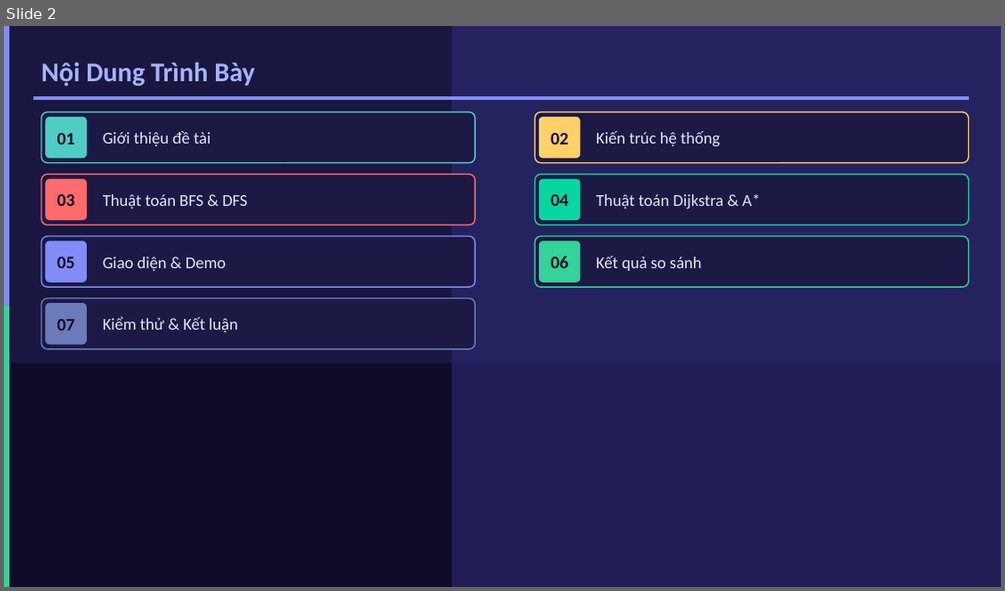
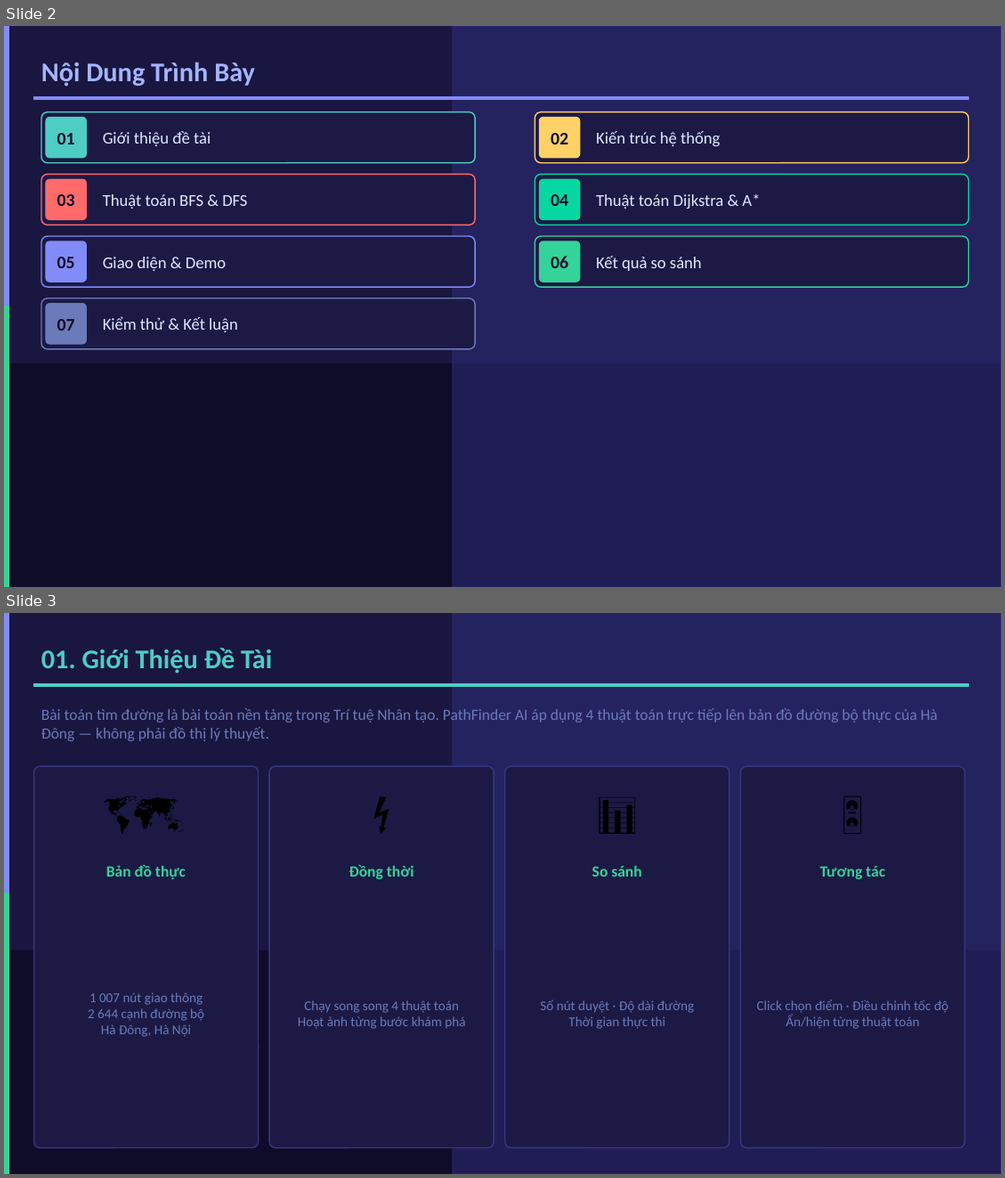
Before and after one commit to huuvietnguyen72/NhapMonAI_PathFinder, a slide deck: ThuyetTrinh_PathFinderAI.pptx. Shown one above the other, each under a label of ours: slide 2 before the commit, slides 2 and 3 after it. The pictures are 1005x591 and 1005x1178 pixels, drawn with LibreOffice and Linux fonts; fonts in the diff are those of the drawing. Boxes give left, top, right and bottom in pixels: in the first picture for what was removed or moved away, otherwise in the second. Text is boxed around its words. In the diff, an @@ line names an element or a change of style, - is before the commit and + after.

Commit message:
feat: slide 3 giới thiệu, slide 4 kiến trúc hệ thống

```diff
--- a/ThuyetTrinh_PathFinderAI.pptx
+++ b/ThuyetTrinh_PathFinderAI.pptx
@@ slide 3 added at (4,613,1001,1174), background #FFFFFF @@
@@ rectangle added at (4,613,1001,1174), fill #0F0C29, outline #0F0C29 1 pt @@
@@ rectangle added at (4,613,1001,949), fill #1E1B4B at 70% opacity, outline #1E1B4B 1 pt @@
@@ rectangle added at (4,613,8,893), fill #818CF8, outline #818CF8 1 pt @@
@@ rectangle added at (453,613,1001,1174), fill #312E81 at 50% opacity, outline #312E81 1 pt @@
@@ text added at (41,648,272,674), 26 pt, text #4ECDC4, bold @@
+01. Giới Thiệu Đề Tài
@@ rectangle added at (34,684,969,686), fill #4ECDC4, outline #4ECDC4 1 pt @@
@@ text added at (41,708,938,741), 15 pt, text #6B7AB8 @@
+Bài toán tìm đường là bài toán nền tảng trong Trí tuệ Nhân tạo. PathFinder AI áp dụng 4 thuật toán trực tiếp lên bản đồ đường bộ thực của Hà Đông — không phải đồ thị lý thuyết.
@@ rounded rectangle added at (34,766,259,1148), fill #1C1945, outline #363780 1.2 pt @@
@@ rounded rectangle added at (269,766,494,1148), fill #1C1945, outline #363780 1.2 pt @@
@@ rounded rectangle added at (505,766,729,1148), fill #1C1945, outline #363780 1.2 pt @@
@@ rounded rectangle added at (741,766,965,1148), fill #1C1945, outline #363780 1.2 pt @@
@@ text added at (34,778,259,844), 38 pt, text #000000 @@
+🗺️
@@ text added at (269,778,494,844), 38 pt, text #000000 @@
+⚡
@@ text added at (505,778,729,844), 38 pt, text #000000 @@
+📊
@@ text added at (741,778,965,844), 38 pt, text #000000 @@
+🎛️
@@ text added at (106,865,186,879), 15 pt, text #34D399, bold @@
+Bản đồ thực
@@ text added at (349,865,414,879), 15 pt, text #34D399, bold @@
+Đồng thời
@@ text added at (592,865,641,876), 15 pt, text #34D399, bold @@
+So sánh
@@ text added at (820,866,885,879), 15 pt, text #34D399, bold @@
+Tương tác
@@ rectangle added at (4,893,8,1174), fill #34D399, outline #34D399 1 pt @@
@@ text added at (88,992,204,1037), 13 pt, text #6B7AB8 @@
+1 007 nút giao thông
+2 644 cạnh đường bộ
+Hà Đông, Hà Nội
@@ text added at (298,1000,465,1029), 13 pt, text #6B7AB8 @@
+Chạy song song 4 thuật toán
+Hoạt ảnh từng bước khám phá
@@ text added at (540,999,694,1029), 13 pt, text #6B7AB8 @@
+Số nút duyệt · Độ dài đường
+Thời gian thực thi
@@ text added at (757,999,948,1029), 13 pt, text #6B7AB8 @@
+Click chọn điểm · Điều chỉnh tốc độ
+Ẩn/hiện từng thuật toán
```
Also in this commit, not shown: 1 other slide added, 1 other file.
